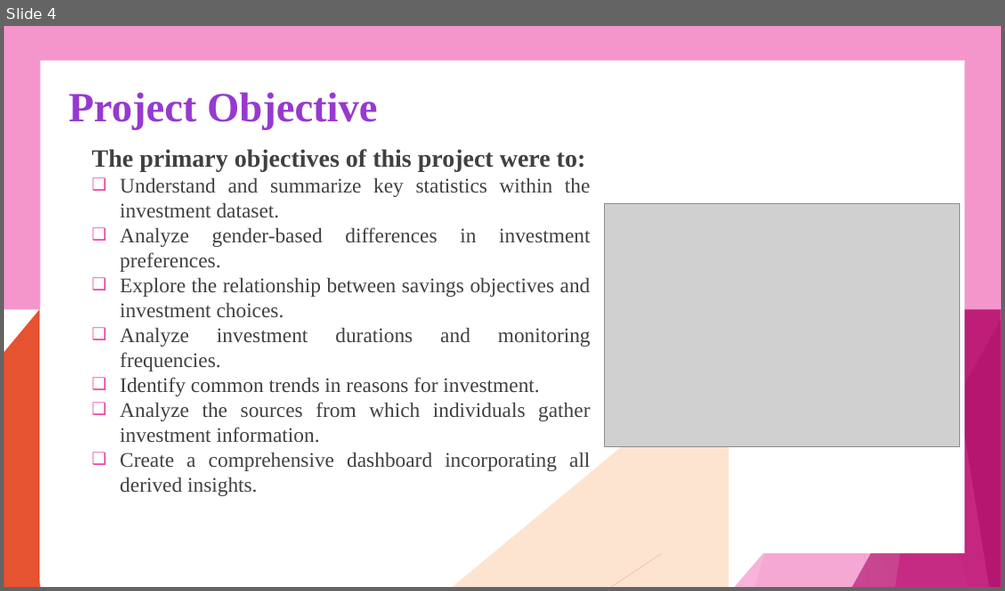
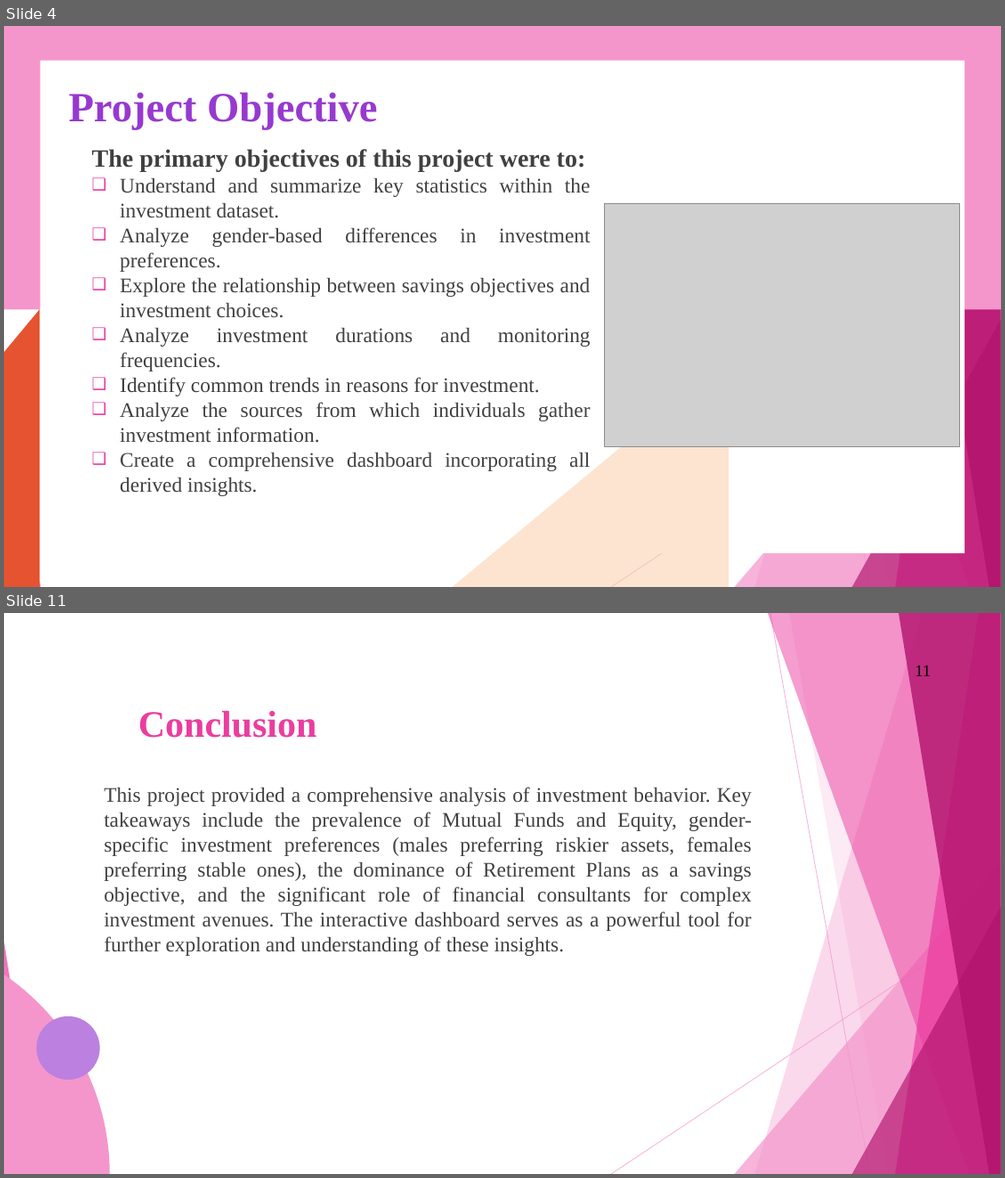
Before and after one commit to Paromita23/InLighn_Tech_Internship, a slide deck: PROJECT REPORT/Investment Analysis using POWER BI project Report.pptx. Shown one above the other, each under a label of ours: slide 4 before the commit, slides 4 and 11 after it; the slides between them are not shown. The pictures are 1005x591 and 1005x1178 pixels, drawn with LibreOffice and Linux fonts; fonts in the diff are those of the drawing; grey boxes stand for pictures; background and template pictures are left out. Boxes give left, top, right and bottom in pixels: in the first picture for what was removed or moved away, otherwise in the second. Text is boxed around its words. In the diff, an @@ line names an element or a change of style, - is before the commit and + after.

```diff
--- a/PROJECT REPORT/Investment Analysis using POWER BI project Report.pptx
+++ b/PROJECT REPORT/Investment Analysis using POWER BI project Report.pptx
@@ slide 11 added at [4,613,1001,1174], background #FFFFFF; not listed: 10 template elements that a slide beside it also shows @@
@@ page number added at [914,665,930,676], 16 pt, text #000000 @@
+11
@@ title added at [138,711,317,738], 36 pt, text #EB3D9F, bold @@
+Conclusion
@@ text added at [104,787,752,956], 20 pt, text #404040 @@
+This project provided a comprehensive analysis of investment behavior. Key takeaways include the prevalence of Mutual Funds and Equity, gender-specific investment preferences (males preferring riskier assets, females preferring stable ones), the dominance of Retirement Plans as a savings objective, and the significant role of financial consultants for complex investment avenues. The interactive dashboard serves as a powerful tool for further exploration and understanding of these insights.
@@ freeform shape added at [4,974,109,1174], fill #F496CB @@
@@ freeform shape added at [36,1016,100,1079], fill #BC80E0 @@
```
Also in this commit, not shown: 1 slide changed, 7 other slides added, 8 slides removed.
